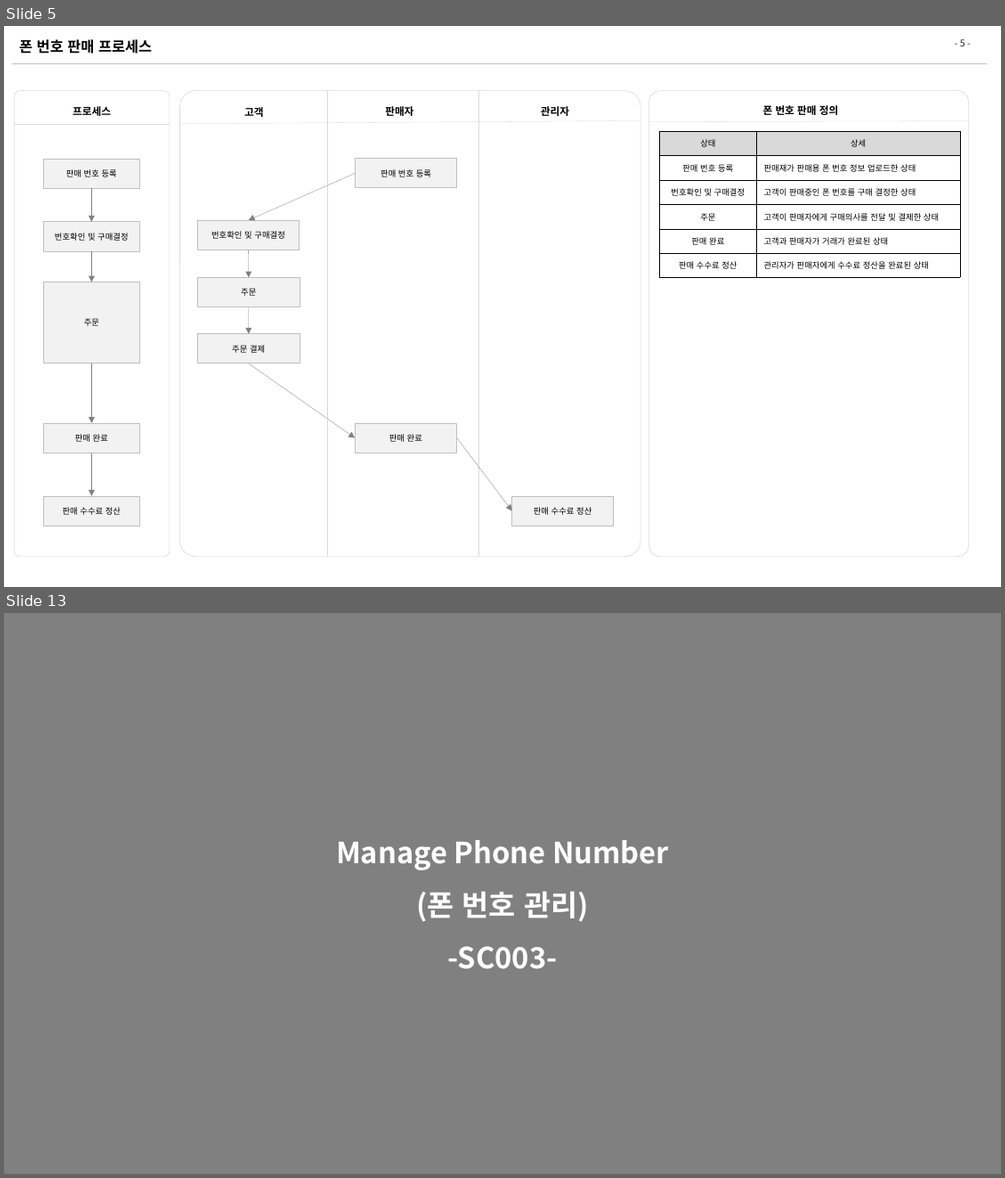
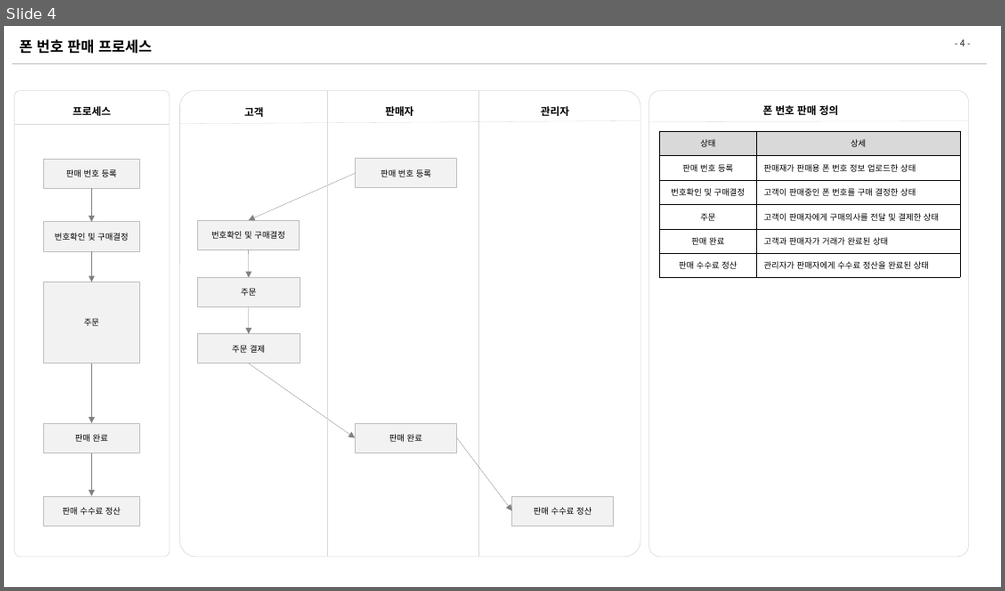
Before and after one commit to zhengze00/SpringBoot-MariaDB-master, a slide deck: Project File/[SK C&C] 인턴PT_오정택.pptx. Shown one above the other, each under a label of ours: slides 5 and 13 before the commit, slide 4 after it; the slides between them are not shown. The pictures are 1005x1178 and 1005x591 pixels, drawn with LibreOffice and Linux fonts; fonts in the diff are those of the drawing. Boxes give left, top, right and bottom in pixels: in the first picture for what was removed or moved away, otherwise in the second. Text is boxed around its words. In the diff, an @@ line names an element or a change of style, - is before the commit and + after.

```diff
--- a/Project File/[SK C&C] 인턴PT_오정택.pptx
+++ b/Project File/[SK C&C] 인턴PT_오정택.pptx
@@ slide 13 removed at <box>4,613,1001,1174</box>, background #808080 @@
@@ text removed at <box>336,840,669,969</box> @@
-Manage Phone Number
-(폰 번호 관리)
--SC003-
@@ what was slide 5 is now slide 4 @@
@@ page number at <box>960,39,965,46</box>: text changed @@
-- 5 -
+- 4 -
```
Also in this commit, not shown: 3 slides changed, 1 slide added, 28 other slides removed, 2 other files.
